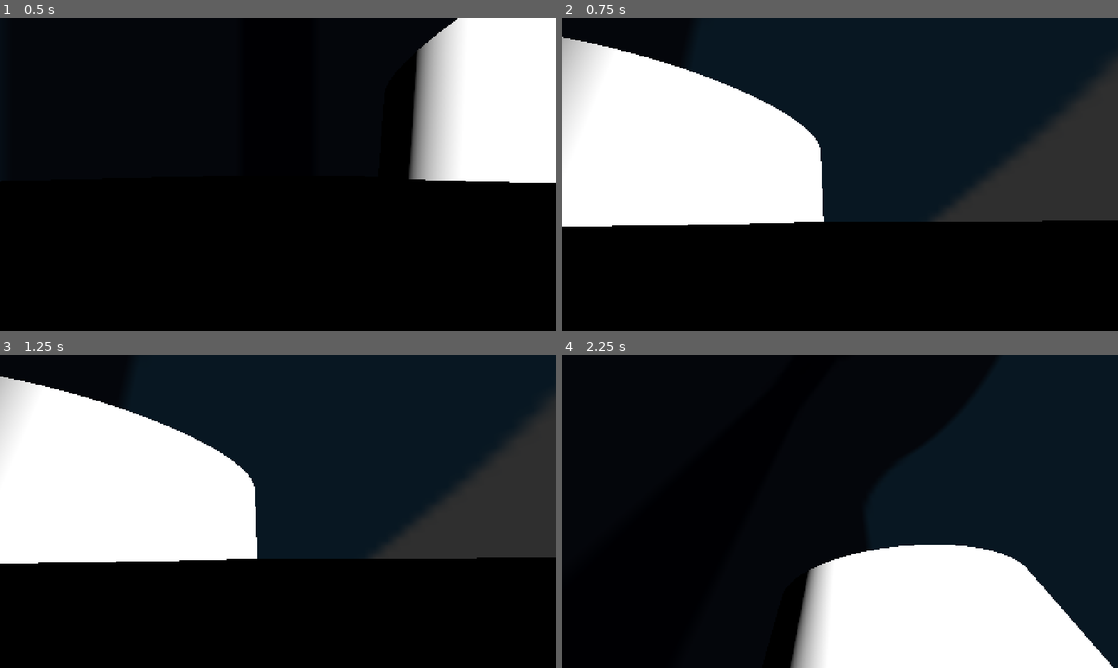
Above: before the commit, frames 1-4 (two rows, left to right).
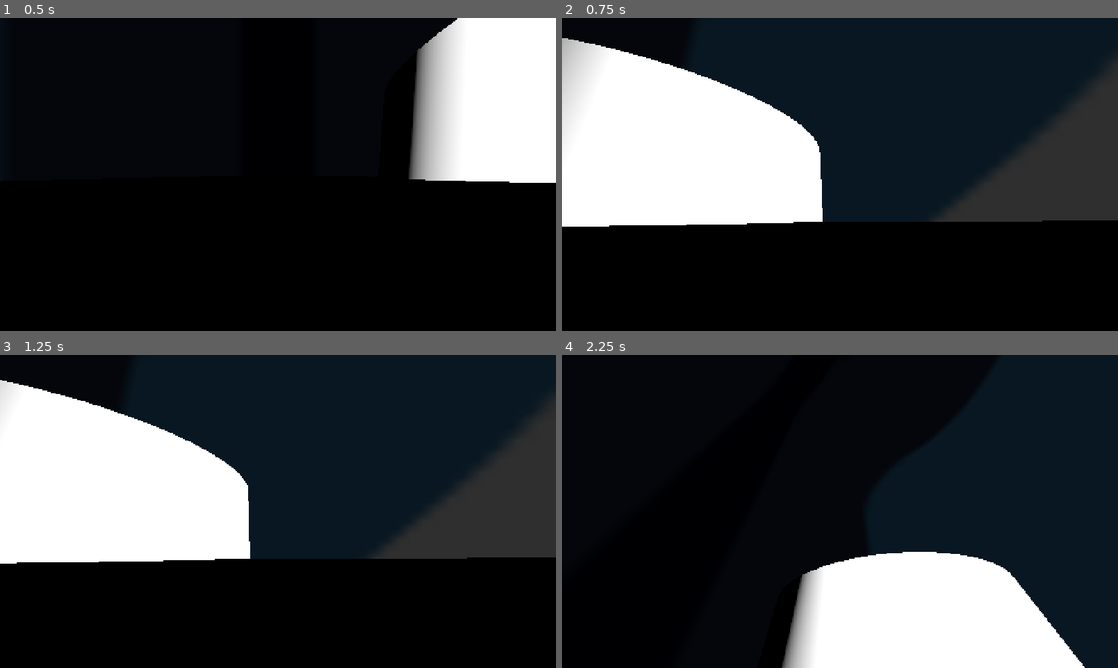
Above: after the commit, the same moments.

Repository: khromeengine/let-me-fix-my-controls
Game: Godot game, scene res://scenes/levels/level_test.tscn
Two runs of this game, one before a commit and one after it. Both use one fixed random seed, a clock stepped at 60 frames per second and the inputs below. The engine's default icon, where the game draws it, is replaced by a stand-in: a white triangle on a blue panel in a dark square.
Inputs (mouse positions are in pixels of both pictures, inside the frame that each line leads up to):
- Up to frame 1 (0.5 s): no input
- Up to frame 2 (0.75 s): tap Enter at 0.5 s; move the mouse to (962, 158) at 0.52 s; hold Space (strafe_right) from 0.53 s (still down); tap C (crouch) at 0.6 s; click (962, 158) at 0.67 s
- Up to frame 3 (1.25 s): keep holding Space (strafe_right)
- Up to frame 4 (2.25 s): release Space (strafe_right) at 1.25 s; drag from (728, 527) to (812, 574) at 1.27 s; tap Space (strafe_right) at 2 s; move the mouse to (895, 442) at 2.02 s; hold Space (strafe_right) from 2.03 s (still down); tap C (crouch) at 2.1 s

Frame 1 is identical in both runs. In frame 2, 0.1% of the frame differs, in the area x 0-48%, y 6-67%; in frame 3, 1.1%; in frame 4, 4.0%, in the area x 39-100%, y 60-100%.

Commit message:
fixed some more movement stuff

Diff:
--- a/scenes/player_character.tscn
+++ b/scenes/player_character.tscn
@@ -4,8 +4,10 @@
 
 [sub_resource type="CapsuleShape3D" id="CapsuleShape3D_xcsdh"]
 
-[node name="PlayerCharacter" type="CharacterBody3D" unique_id=1537911358]
+[node name="PlayerCharacter" type="CharacterBody3D" unique_id=1537911358 node_paths=PackedStringArray("coyote_timer", "collision_box")]
 script = ExtResource("1_56udc")
+coyote_timer = NodePath("CoyoteTimer")
+collision_box = NodePath("CollisionShape3D")
 metadata/_custom_type_script = "uid://djhhfdbvibdur"
 
 [node name="CameraYaw" type="Node3D" parent="." unique_id=1938052057]
@@ -18,7 +20,11 @@
 
 [node name="LookDirection" type="RayCast3D" parent="CameraYaw/CameraPitch" unique_id=491838313]
 transform = Transform3D(1, 0, 0, 0, 1, 0, 0, 0, 1, 0, 0.0012573004, 0)
+visible = false
 target_position = Vector3(0, 0, -1)
 
 [node name="CollisionShape3D" type="CollisionShape3D" parent="." unique_id=1815997849]
 shape = SubResource("CapsuleShape3D_xcsdh")
+debug_color = Color(0, 0.6008166, 0.6972495, 0.41960785)
+
+[node name="CoyoteTimer" type="Timer" parent="." unique_id=1907238809]
--- a/scripts/player_character.gd
+++ b/scripts/player_character.gd
@@ -4,22 +4,52 @@
 
 const DELTA_LERP_CONSTANT = 12
 
+
+@export_category("Dependencies")
+@export var coyote_timer: Timer
+@export var collision_box: CollisionShape3D
+
+@export_category("Movement")
 @export var fwd_movement_speed: float = 120
 @export var strafe_speed: float = 90
 @export var backing_speed: float = 60
-@export var jump_strength: float = 20
-@export var friction: float = 0.2
-@export var drag: float = 0.2
+@export var jump_strength: float = 5
+@export var horizontal_jump_multiplier: float = 3
+@export var coyote_time: float = 0.1
+@export var friction: float = 0.4
+@export var drag: float = 0.1
 @export var gravity: float = 10
 @export var max_walking_speed: float = 20
 @export var max_strafing_speed: float = 15
 @export var max_backing_speed: float = 10
-@export var min_speed: float = 0.1
+@export var min_speed: float = 0.05
+@export_range(0, 90, 1, "radians_as_degrees") var crouch_jump_angle_modifier: float = PI/12
+@export_range(0, 90, 1, "radians_as_degrees") var minimum_jump_angle: float = PI/12
+@export var default_height: float = 2.0
+@export var crouch_height_reduction: float = 0.5
 
 @export var default_cam_sens = 0.1
 @export var default_cam_y_ratio = 1.0
 
+
 var _moved_last_frame: bool = true
+var _jumped_last_frame: bool = false
+var _crouched_last_frame: bool = false
+var _grounded_last_frame: bool = false
+
+var jump_dir_vector: Vector3 = Vector3.UP
+var extra_jumps: int = 0
+var crouch_stacks: int = 0
+var height: float = 2.0:
+	set(x):
+		if height == x:
+			return
+		global_position.y += (x - height) / 2
+		height = x
+		collision_box.shape.height = x
+		camera.position.y = (height - default_height) / 2
+	get:
+		return height
 
 @onready var camera = $CameraYaw/CameraPitch/Camera3D
 @onready var cam_yaw = $CameraYaw
@@ -40,6 +70,16 @@
 	var did_strafe = do_strafing(delta)
 
 	_moved_last_frame = did_forward_movement or did_strafe
+
+	if is_on_floor() and not _jumped_last_frame:
+		extra_jumps = InputMap.action_get_events(&"jump").size() - 1
+	if not is_on_floor() and _grounded_last_frame:
+		coyote_timer.start(coyote_time)
+		_grounded_last_frame = false
+
+	try_crouch()
+
+	_jumped_last_frame = false
 
 	move_and_slide()
 
@@ -70,6 +110,46 @@
 		_do_arbitrary_directional_movement(left_strength - right_strength, delta, strafe_speed, max_strafing_speed, left_direction)
 		return true
 	return false
+
+
+
+func try_crouch() -> void:
+	var crouch_strength = ControlsManager.get_total_strength_of_action("crouch")
+	if crouch_strength >= 0:
+		crouch_stacks = int(crouch_strength)
+		height = default_height * (crouch_height_reduction ** crouch_stacks)
+		_crouched_last_frame = true
+	else:
+		crouch_stacks = 0
+		height = default_height
+		_crouched_last_frame = false
+
+
+func try_jump():
+	print(is_on_floor())
+	if not is_on_floor() and coyote_timer.is_stopped():
+		if extra_jumps <= 0:
+			return
+		else:
+			extra_jumps -= 1
+	_jumped_last_frame = true
+	coyote_timer.stop()
+	var jump_velocity = jump_strength * jump_dir_vector
+	if crouch_stacks > 0:
+		jump_velocity = jump_velocity.rotated(Vector3.LEFT, clampf(crouch_jump_angle_modifier * crouch_stacks, -PI/4 + minimum_jump_angle, PI/4 - minimum_jump_angle))
+		jump_velocity = jump_velocity.rotated(Vector3.UP, cam_yaw.global_rotation.y)
+		jump_velocity *= crouch_stacks
+		jump_velocity.x *= horizontal_jump_multiplier
+		jump_velocity.z *= horizontal_jump_multiplier
+	if sign(jump_velocity.x) != sign(velocity.x):
+		velocity.x = jump_velocity.x
+	else:
+		velocity.x += jump_velocity.x
+	if sign(jump_velocity.z) != sign(velocity.z):
+		velocity.z = jump_velocity.z
+	else:
+		velocity.z += jump_velocity.z
+	velocity.y = clampf(velocity.y + jump_velocity.y, jump_velocity.y, INF)
 
 
 func _do_arbitrary_directional_movement(button_strength: float, delta: float, movement_speed: float, max_movement_speed: float, forward_vector: Vector3) -> void:
@@ -102,7 +182,7 @@
 		if horz_velocity.length() <= min_speed * max_walking_speed and not moving:
 			horz_velocity = Vector2.ZERO
 		else:
-			horz_velocity = lerp(horz_velocity, Vector2.ZERO, 1 - friction ** (DELTA_LERP_CONSTANT * delta))
+			horz_velocity = lerp(horz_velocity, Vector2.ZERO, 1 - (1 - friction) ** (DELTA_LERP_CONSTANT * delta))
 		velocity.x = horz_velocity.x
 		velocity.z = horz_velocity.y
 
@@ -113,7 +193,7 @@
 		if horz_velocity.length() <= min_speed * max_walking_speed and not moving:
 			horz_velocity = Vector2.ZERO
 		else:
-			horz_velocity = lerp(horz_velocity, Vector2.ZERO, 1 - drag ** (DELTA_LERP_CONSTANT * delta))
+			horz_velocity = lerp(horz_velocity, Vector2.ZERO, 1 - (1 - drag) ** (DELTA_LERP_CONSTANT * delta))
 		velocity.x = horz_velocity.x
 		velocity.z = horz_velocity.y
 
@@ -128,6 +208,8 @@
 		do_camera_movement(Vector2(event.screen_relative.x, event.screen_relative.y * default_cam_y_ratio))
 
 		get_viewport().set_input_as_handled()
+	if event.is_action_pressed("jump"):
+		try_jump()
 
 
 func _on_fov_change(fov: float):
